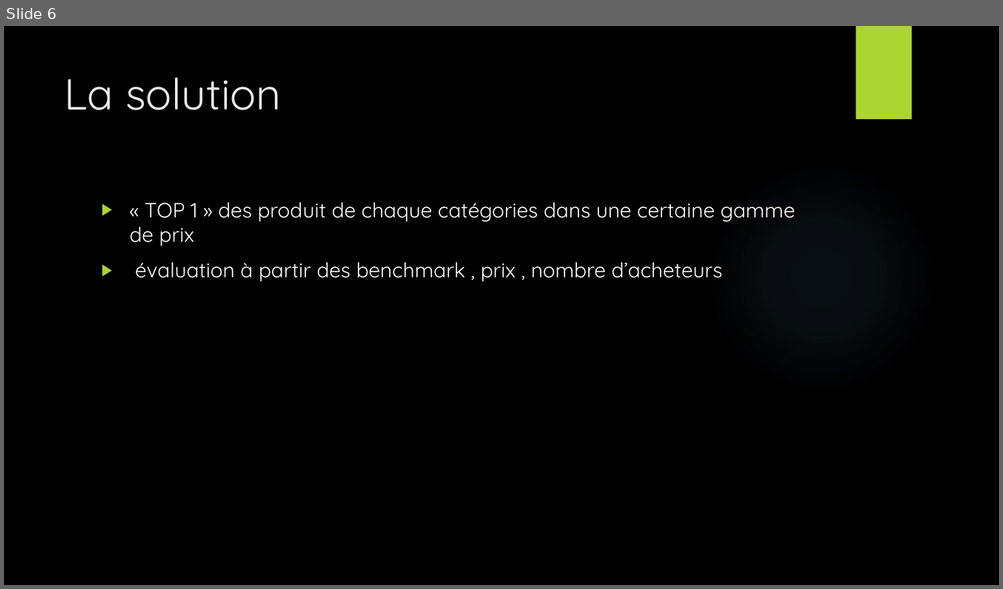
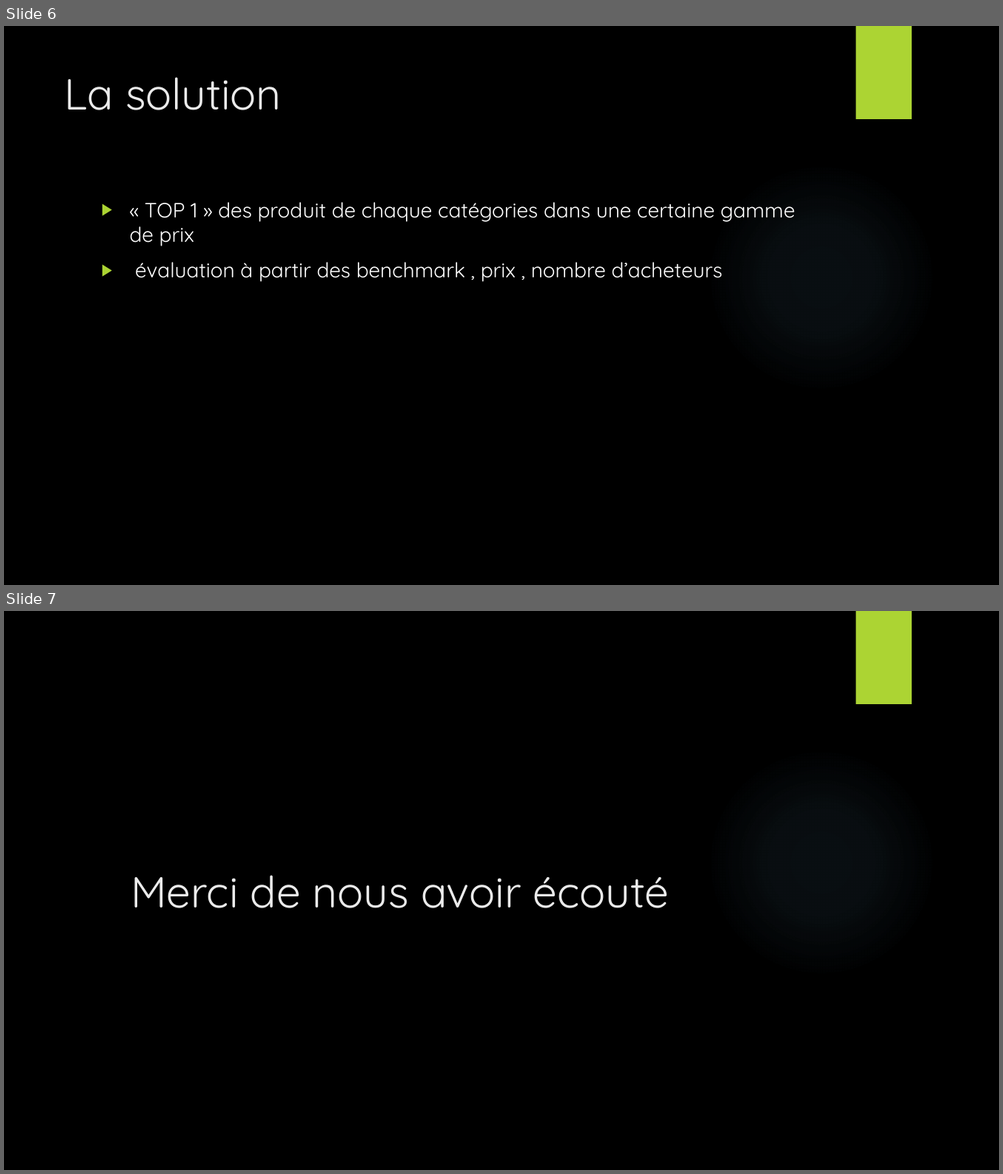
Before and after one commit to maxencecolmant/E-commerce-website, a slide deck: Presentation_PHP.pptx. Shown one above the other, each under a label of ours: slide 6 before the commit, slides 6 and 7 after it. The pictures are 1003x589 and 1003x1174 pixels, drawn with LibreOffice and Linux fonts; fonts in the diff are those of the drawing; background and template pictures are left out. Boxes give left, top, right and bottom in pixels: in the first picture for what was removed or moved away, otherwise in the second. Text is boxed around its words. In the diff, an @@ line names an element or a change of style, - is before the commit and + after.

```diff
--- a/Presentation_PHP.pptx
+++ b/Presentation_PHP.pptx
@@ slide 7 added at (4,611,999,1170), background picture (left out); not listed: 2 template elements that a slide beside it also shows @@
@@ title added at (131,875,669,908), 42 pt, text #EBEBEB @@
+Merci de nous avoir écouté
```
Also in this commit, not shown: 1 slide changed, 3 other files.
